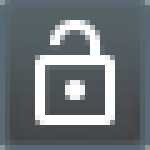
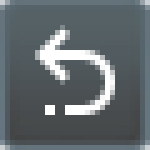
Layered file, before and after one edit (150x150). Changes by layer:
added layer "undo-variant" above "Tree" over [left=35, top=25, right=115, bottom=115]
hid "lock-open-outline" over [left=35, top=20, right=115, bottom=125]
hid "ButtonSmallPressed" over [left=0, top=0, right=150, bottom=150]
hid "Normal" over [left=0, top=0, right=150, bottom=150]
